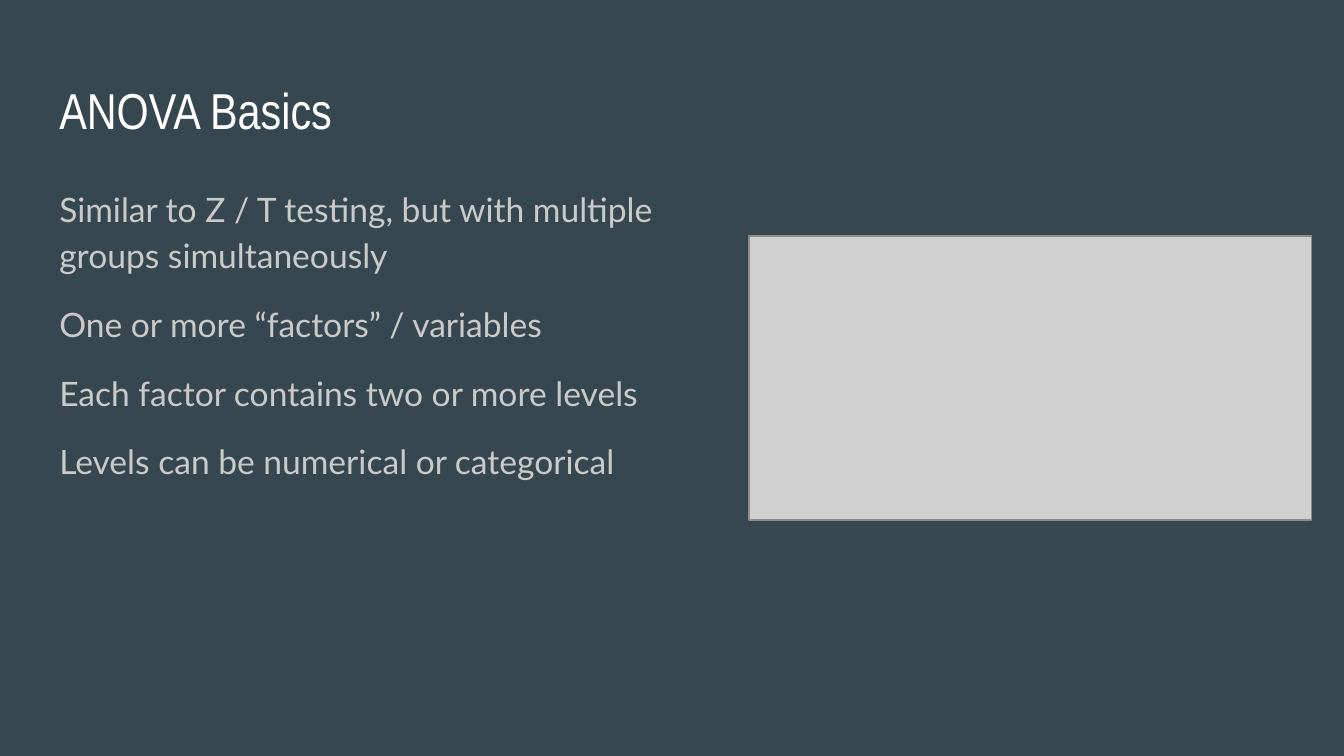
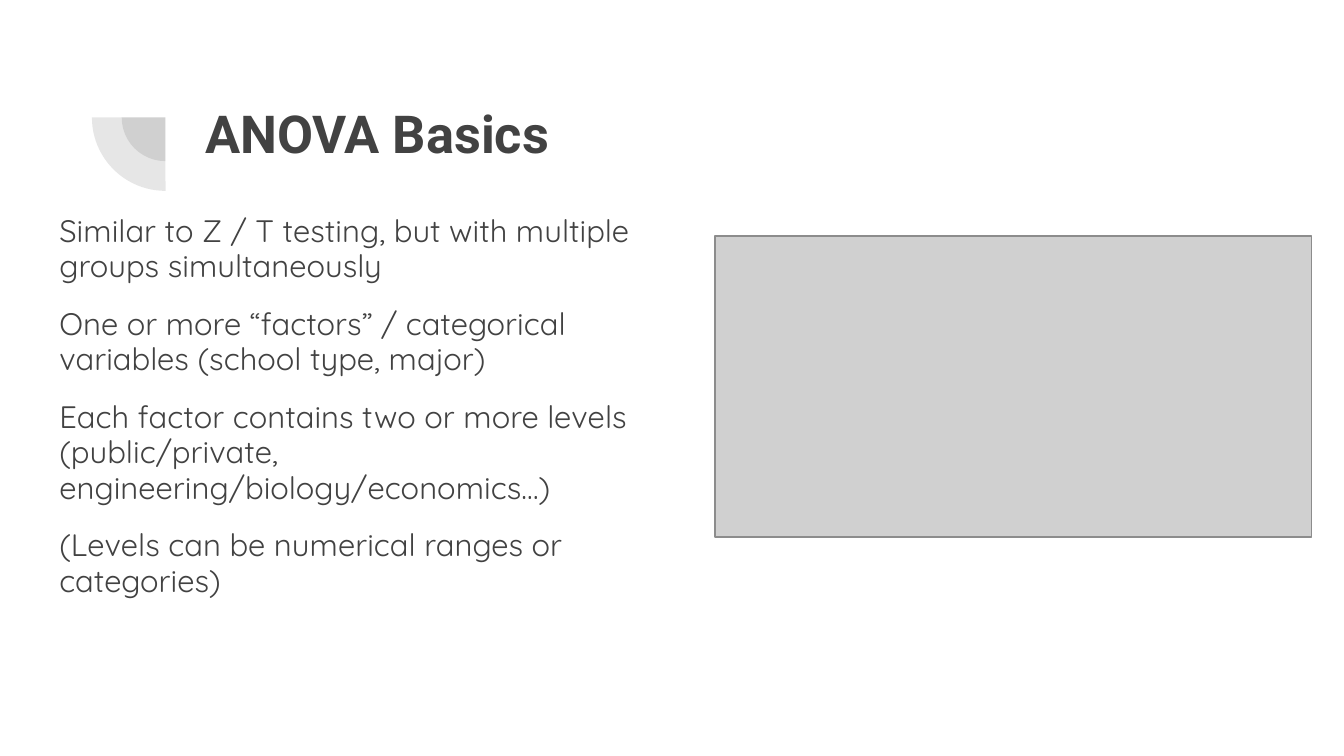
Before and after one commit to rjwrobel86/Python4Statistics, a slide deck: slide 2 of Stuff For Class/Slides/ANOVA.pptx. Drawn at 1344x756 pixels with LibreOffice and Linux fonts; fonts in the diff are those of the drawing; grey boxes stand for pictures. Boxes give left, top, right and bottom in pixels: in the first picture for what was removed or moved away, otherwise in the second. Text is boxed around its words. In the diff, an @@ line names an element or a change of style, - is before the commit and + after.

```diff
--- a/Stuff For Class/Slides/ANOVA.pptx
+++ b/Stuff For Class/Slides/ANOVA.pptx
@@ background #37474F to #FFFFFF @@
@@ pie slice (boxed as its full ellipse) added at [91, 44, 238, 191], fill #424242 at 13% opacity @@
@@ pie slice (boxed as its full ellipse) added at [122, 74, 210, 161], fill #424242 at 13% opacity @@
@@ title "ANOVA Basics": place and size @@
-title "ANOVA Basics" at [59, 92, 332, 130]
+title "ANOVA Basics" at [205, 114, 549, 154]
@@ title "ANOVA Basics" at [205, 114, 549, 154]: size 27 to 28 pt, font Arial Narrow to Roboto, text colour #FFFFFF to #424242, bold on @@
@@ text "Similar to Z / T ...": place and size @@
-text "Similar to Z / T ..." at [59, 197, 652, 480]
+text "Similar to Z / T ..." at [59, 219, 629, 598]
@@ text at [59, 219, 629, 283]: size 18 to 16.6 pt, font Lato to Quicksand, text colour #CACACA to #424242 in "Similar to Z / T testing, but ..."; line spacing 1.15 to 0.95 @@
@@ picture: place and size @@
-picture at [749, 237, 1312, 520]
+picture at [715, 237, 1312, 538]
@@ text at [59, 312, 626, 598]: text changed; size 18 to 16.6 pt; font Lato to Quicksand; text colour #CACACA to #424242 @@
-One or more “factors” / variables
-Each factor contains two or more levels
-Levels can be numerical or categorical
+One or more “factors” / categorical variables (school type, major)
+Each factor contains two or more levels (public/private, engineering/biology/economics…)
+(Levels can be numerical ranges or categories)
```
Also in this commit, not shown: 10 other slides changed, 8 slides added, 4 slides removed, 25 other files.
